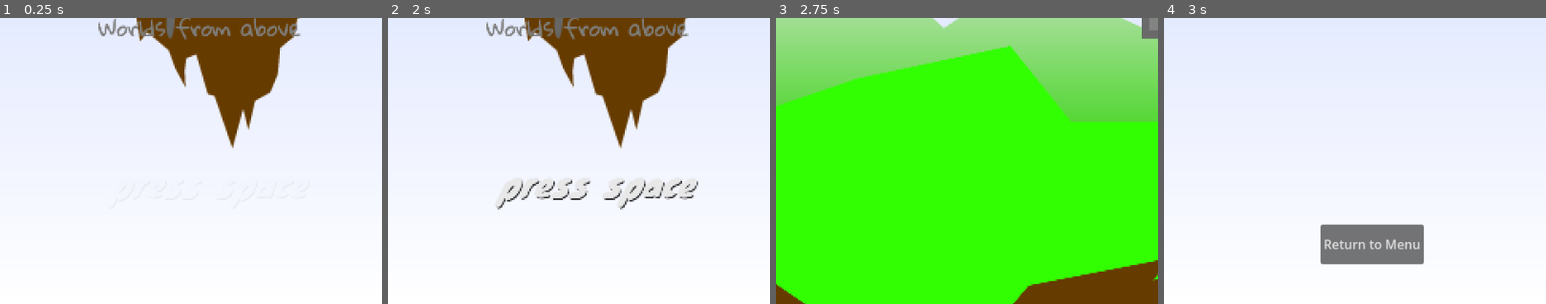
Above: before the commit, frames 1-4 (left to right).
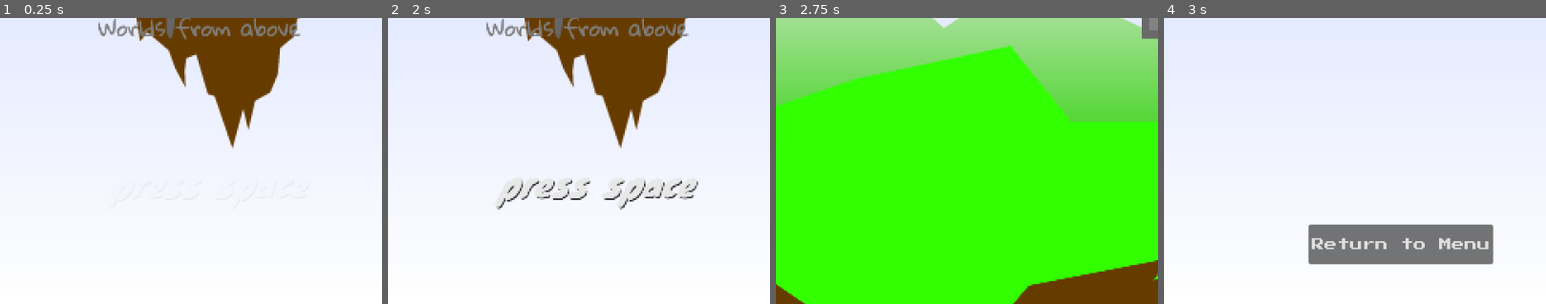
Above: after the commit, the same moments.

Repository: HMI-Studios/Skylands-WFA
Game: Godot game, scene res://ui/Intro.tscn
Two runs of this game, one before a commit and one after it. Both use one fixed random seed, a clock stepped at 60 frames per second and the inputs below. Sound files missing from this copy of the repository are replaced by a short silence.
Inputs (mouse positions are % of the whole screen's width and height, from its top left):
- Up to frame 1 (0.25 s): no input
- Up to frame 2 (2 s): move the mouse to (72, 45) at 0.52 s; hold C (scope) 0.53-1.28 s; hold Right (move_right) from 0.53 s (still down); click (72, 45) at 0.67 s; tap Up (jump) at 0.77, 1.52 s; move the mouse to (30, 55) at 1.27 s; tap X (shoot) at 1.35 s
- Up to frame 3 (2.75 s): tap Enter at 2 s; move the mouse to (60, 28) at 2.02 s; release Right (move_right) at 2.03 s; hold Left (move_left) from 2.03 s (still down); hold Space (space) from 2.03 s (still down)
- Up to frame 4 (3 s): release Left (move_left) at 2.75 s; release Space (space) at 2.75 s; click "Settings" at 2.75 s
The pictures show only the part of the screen within x 23-73%, y 50-100%; the shares and areas given below are measured in that part.

Frames 1-3 are identical in both runs. In frame 4, 3.7% of the frame differs, in the area x 37-87%, y 72-87%.

Commit message:
add a more in-style font

Diff:
--- a/project/ui/ControlsMenu.tscn
+++ b/project/ui/ControlsMenu.tscn
@@ -1,7 +1,8 @@
-[gd_scene load_steps=3 format=3 uid="uid://uwt41n1iomjo"]
+[gd_scene load_steps=4 format=3 uid="uid://uwt41n1iomjo"]
 
 [ext_resource type="Script" path="res://scripts/ControlsMenu.gd" id="1_5ppfk"]
 [ext_resource type="PackedScene" uid="uid://cqmaewq3obtoo" path="res://ui/ControlAssignBtn.tscn" id="2_2qdy6"]
+[ext_resource type="FontFile" uid="uid://bvkcwtbd2ly5q" path="res://assets/PressStart2P-Regular.ttf" id="3_syjl6"]
 
 [node name="Controls" type="Control"]
 layout_mode = 3
@@ -80,6 +81,7 @@
 
 [node name="Button" type="Button" parent="HBoxContainer"]
 layout_mode = 2
+theme_override_fonts/font = ExtResource("3_syjl6")
 text = "Return to Menu"
 
 [connection signal="pressed" from="HBoxContainer/Button" to="." method="_on_button_pressed"]
Binary file added: project/assets/PressStart2P-Regular.ttf
